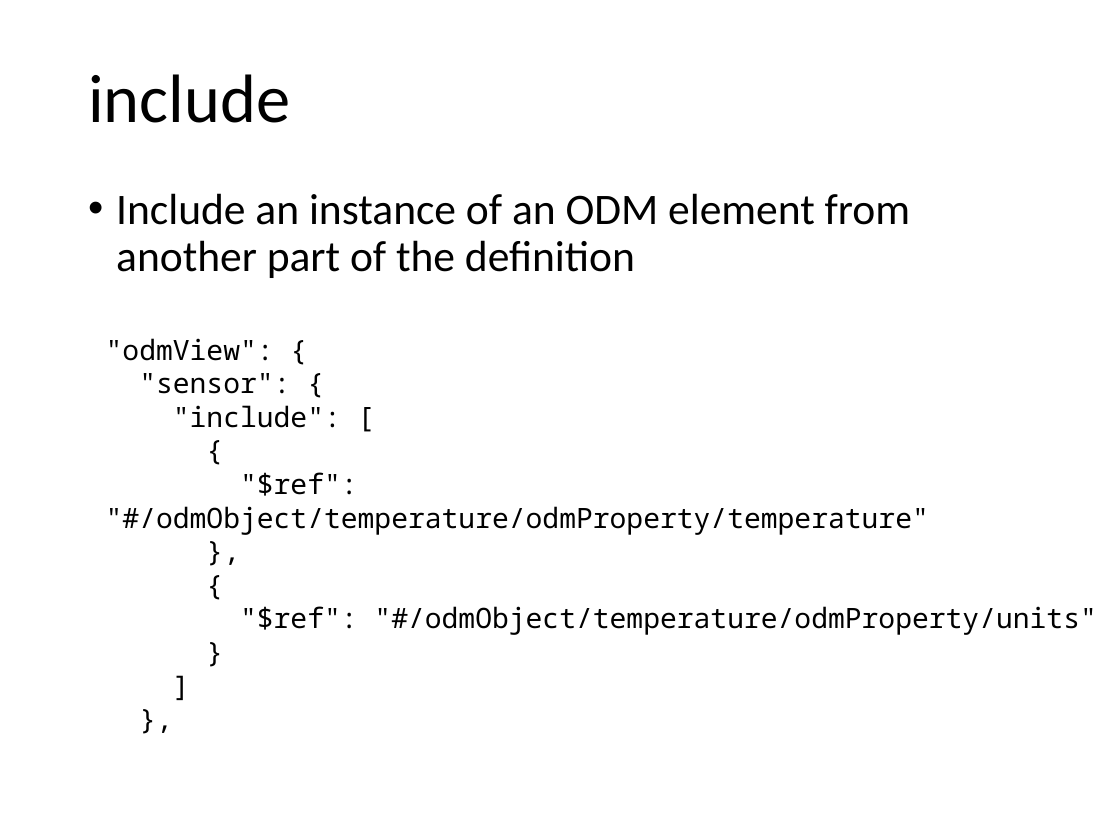
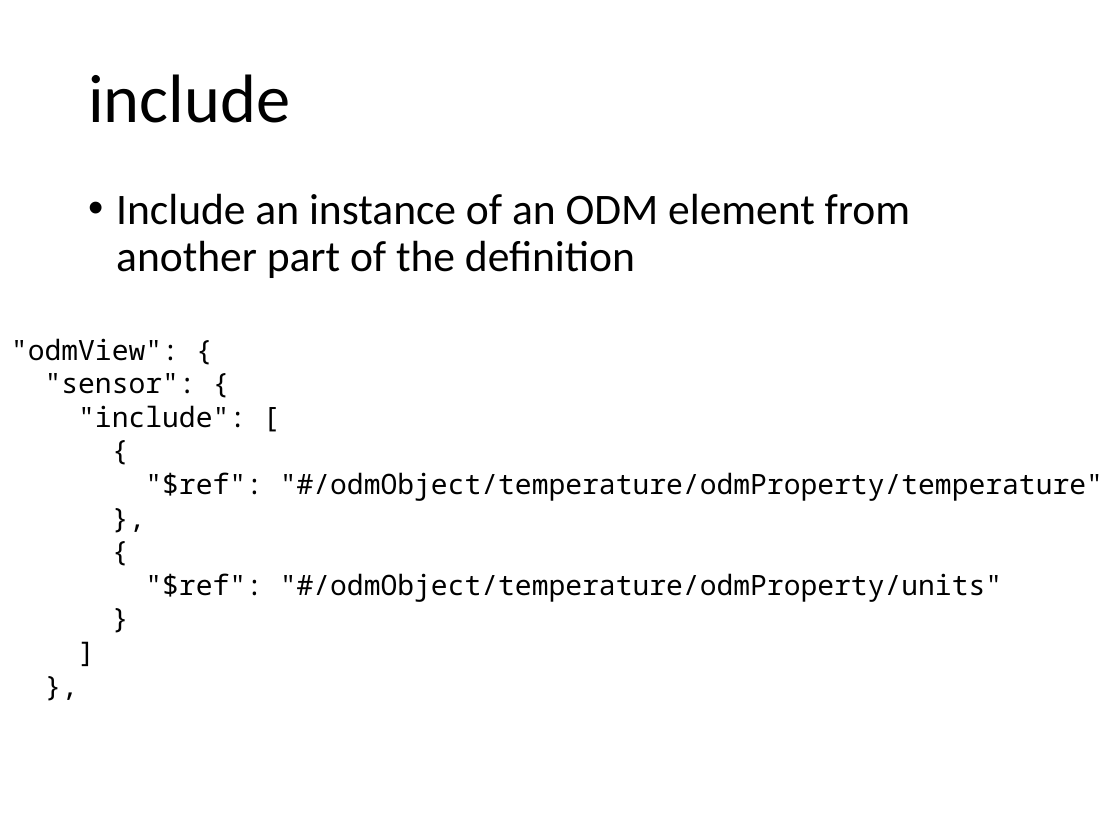
Before and after one commit to mjkoster/ODM-Examples, a slide deck: slide 12 of sdf-extensions.pptx. Drawn at 1120x840 pixels with LibreOffice and Linux fonts; fonts in the diff are those of the drawing. Boxes give left, top, right and bottom in pixels: in the first picture for what was removed or moved away, otherwise in the second. Text is boxed around its words. In the diff, an @@ line names an element or a change of style, - is before the commit and + after.

```diff
--- a/sdf-extensions.pptx
+++ b/sdf-extensions.pptx
@@ text ""odmView": {" rewrapped from [106,338,1096,635] to [11,338,1103,602] @@
```
Also in this commit, not shown: 4 other slides changed, 2 slides added, 2 other files.
